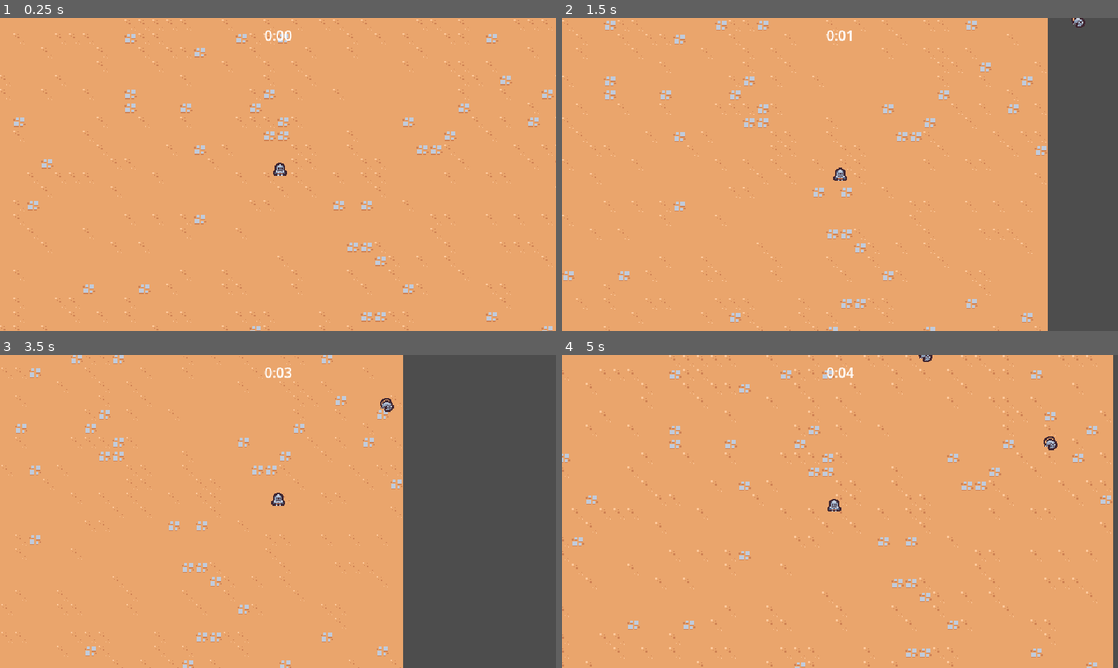
Above: before the commit, frames 1-4 (two rows, left to right).
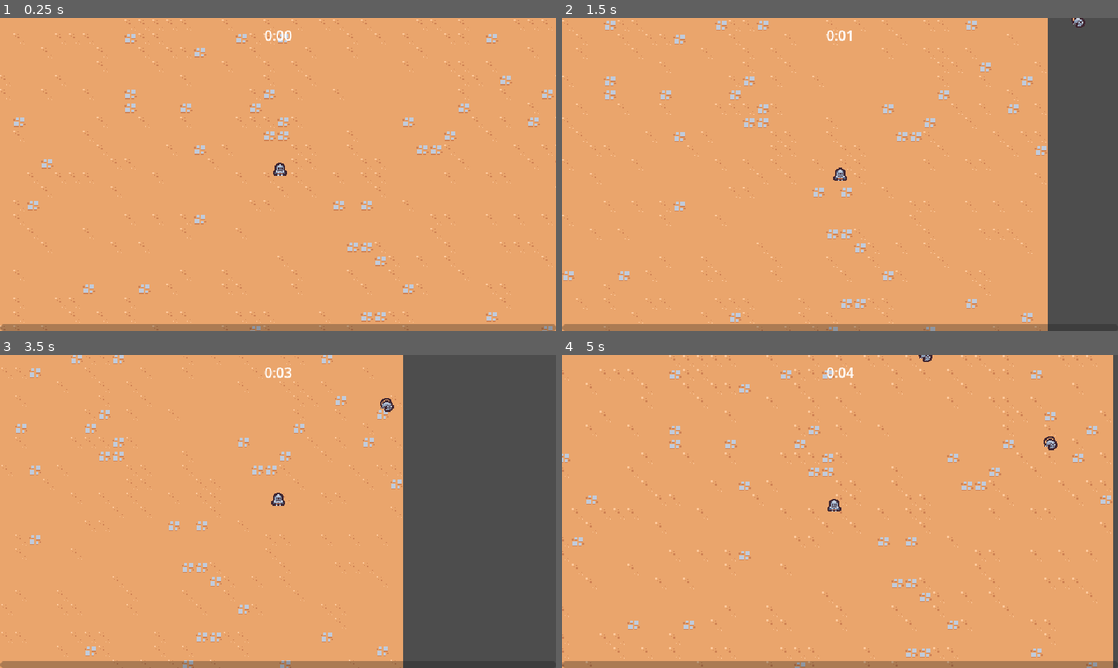
Above: after the commit, the same moments.

Repository: ballinwza/godot-2d-survival
Game: Godot game, scene res://scenes/main/Main.tscn
The game is run twice, just before and just after one commit, with the same random seed, the same clock (stepped at 60 frames per second) and the same inputs.
Inputs:
- Up to frame 1 (0.25 s): no input
- Up to frame 2 (1.5 s): hold D (move_right) 0.53-1.28 s; hold Down (move_down) from 1.28 s (still down)
- Up to frame 3 (3.5 s): release Down (move_down) at 2.03 s; hold D (move_right) 2.03-2.78 s; hold Up (move_up) from 2.78 s (still down)
- Up to frame 4 (5 s): release Up (move_up) at 3.53 s; hold A (move_left) from 3.53 s (still down)

The runs differ from the first frame. In frame 1, 2.2% of the frame differs, in the area x 0-100%, y 97-100%; in frame 2, 1.9%; in frame 3, 1.6%; in frame 4, 2.2%.

Commit message:
last-update

Diff:
--- a/project.godot
+++ b/project.godot
@@ -27,8 +27,8 @@
 
 window/size/viewport_width=640
 window/size/viewport_height=360
-window/size/window_width_override=1280
-window/size/window_height_override=800
+window/size/window_width_override=1920
+window/size/window_height_override=1080
 window/stretch/mode="viewport"
 
 [input]
--- /dev/null
+++ b/resouces/upgrade/ability_upgrade.gd
@@ -0,0 +1,6 @@
+extends Resource
+class_name AbilityUpgrade
+
+@export var id : String
+@export var name: String
+@export_multiline var description: String
--- /dev/null
+++ b/resouces/upgrade/sword_rate.tres
@@ -0,0 +1,9 @@
+[gd_resource type="Resource" load_steps=2 format=3 uid="uid://vqaach7ts8rk"]
+
+[ext_resource type="Script" path="res://resouces/upgrade/ability_upgrade.gd" id="1_y6fih"]
+
+[resource]
+script = ExtResource("1_y6fih")
+id = "sword_rate"
+name = "Sword Silver"
+description = "Increases sword attck speed by 10%"
--- /dev/null
+++ b/scenes/ability/sword_ability/sword_ability.gd
@@ -0,0 +1,4 @@
+extends Node2D
+class_name SwordAbility
+
+@onready var hitbox_component : HitboxComponent = $HitboxComponent
--- a/scenes/ability/sword_ability/sword_ability.tscn
+++ b/scenes/ability/sword_ability/sword_ability.tscn
@@ -1,6 +1,8 @@
-[gd_scene load_steps=6 format=3 uid="uid://cwh6mhyc2ukub"]
+[gd_scene load_steps=8 format=3 uid="uid://cwh6mhyc2ukub"]
 
 [ext_resource type="Texture2D" uid="uid://cf7fqn8a72keo" path="res://scenes/ability/sword_ability/sword.png" id="1_8y5na"]
+[ext_resource type="Script" path="res://scenes/ability/sword_ability/sword_ability.gd" id="1_jtodu"]
+[ext_resource type="PackedScene" uid="uid://b77ibh0p7q15h" path="res://scenes/component/hitbox_component.tscn" id="2_ux315"]
 
 [sub_resource type="Animation" id="Animation_3rmpu"]
 length = 0.001
@@ -31,7 +33,7 @@
 tracks/2/type = "value"
 tracks/2/imported = false
 tracks/2/enabled = true
-tracks/2/path = NodePath("Area2D/CollisionShape2D:disabled")
+tracks/2/path = NodePath("HitboxComponent/CollisionShape2D:disabled")
 tracks/2/interp = 1
 tracks/2/loop_wrap = true
 tracks/2/keys = {
@@ -86,7 +88,7 @@
 tracks/3/type = "value"
 tracks/3/imported = false
 tracks/3/enabled = true
-tracks/3/path = NodePath("Area2D/CollisionShape2D:disabled")
+tracks/3/path = NodePath("HitboxComponent/CollisionShape2D:disabled")
 tracks/3/interp = 1
 tracks/3/loop_wrap = true
 tracks/3/keys = {
@@ -102,10 +104,11 @@
 "swing": SubResource("Animation_g00gu")
 }
 
-[sub_resource type="RectangleShape2D" id="RectangleShape2D_03gfb"]
+[sub_resource type="RectangleShape2D" id="RectangleShape2D_eg2gw"]
 size = Vector2(30, 30)
 
 [node name="SwordAbility" type="Node2D"]
+script = ExtResource("1_jtodu")
 
 [node name="AnimationPlayer" type="AnimationPlayer" parent="."]
 autoplay = "swing"
@@ -117,11 +120,9 @@
 texture = ExtResource("1_8y5na")
 offset = Vector2(0, -4)
 
-[node name="Area2D" type="Area2D" parent="."]
-collision_layer = 4
-collision_mask = 0
+[node name="HitboxComponent" parent="." instance=ExtResource("2_ux315")]
 
-[node name="CollisionShape2D" type="CollisionShape2D" parent="Area2D"]
+[node name="CollisionShape2D" type="CollisionShape2D" parent="HitboxComponent"]
 position = Vector2(15, 0)
-shape = SubResource("RectangleShape2D_03gfb")
+shape = SubResource("RectangleShape2D_eg2gw")
 disabled = true
--- a/scenes/ability/sword_ability_controller/sword_ability_controller.gd
+++ b/scenes/ability/sword_ability_controller/sword_ability_controller.gd
@@ -3,7 +3,7 @@
 const MAX_LENGTH = 150
 
 @export var sword_ability : PackedScene
-
+var damage = 5
 
 func _ready():
 	$Timer.timeout.connect(on_timer_timeout)
@@ -30,8 +30,10 @@
 		return a_distance < b_distance
 	)
 
-	var sword_instance = sword_ability.instantiate() as Node2D
+	var sword_instance = sword_ability.instantiate() as SwordAbility
 	player.get_parent().add_child(sword_instance)
+	sword_instance.hitbox_component.damage = damage
+
 	sword_instance.global_position = enemies[0].global_position
 	sword_instance.global_position += Vector2.RIGHT.rotated(randf_range(0, TAU)) * 4
 
--- /dev/null
+++ b/scenes/component/hitbox_component.gd
@@ -0,0 +1,4 @@
+extends Area2D
+class_name HitboxComponent
+
+var damage = 0
--- /dev/null
+++ b/scenes/component/hitbox_component.tscn
@@ -0,0 +1,8 @@
+[gd_scene load_steps=2 format=3 uid="uid://b77ibh0p7q15h"]
+
+[ext_resource type="Script" path="res://scenes/component/hitbox_component.gd" id="1_25slq"]
+
+[node name="HitboxComponent" type="Area2D"]
+collision_layer = 4
+collision_mask = 0
+script = ExtResource("1_25slq")
--- /dev/null
+++ b/scenes/component/hurt_box_component.gd
@@ -0,0 +1,19 @@
+extends Area2D
+class_name HurtboxComponent
+
+@export var health_component : Node
+
+
+func _ready():
+	area_entered.connect(on_area_entered)
+
+
+func on_area_entered(other_area: Area2D):
+	if not other_area is HitboxComponent:
+		return
+
+	if health_component == null:
+		return
+
+	var hitbox_component = other_area as HitboxComponent
+	health_component.damaged(hitbox_component.damage)
--- /dev/null
+++ b/scenes/component/hurt_box_component.tscn
@@ -0,0 +1,8 @@
+[gd_scene load_steps=2 format=3 uid="uid://oh6yiov1rvjj"]
+
+[ext_resource type="Script" path="res://scenes/component/hurt_box_component.gd" id="1_p0f3v"]
+
+[node name="HurtBoxComponent" type="Area2D"]
+collision_layer = 0
+collision_mask = 4
+script = ExtResource("1_p0f3v")
--- a/scenes/game_object/basic_enemy/basic_enemy.gd
+++ b/scenes/game_object/basic_enemy/basic_enemy.gd
@@ -3,12 +3,7 @@
 const MAX_SPEED = 40
 @onready var health_component: HealthComponent = $HealthComponent
 
-# Called when the node enters the scene tree for the first time.
-func _ready():
-	$Area2D.area_entered.connect(on_area_entered)
 
-
-# Called every frame. 'delta' is the elapsed time since the previous frame.
 func _process(delta):
 	var direction = get_derection_to_player()
 	velocity = direction * MAX_SPEED
@@ -20,8 +15,3 @@
 	if player_node != null:
 		return (player_node.global_position - global_position).normalized()
 	return Vector2.ZERO
-
-
-func on_area_entered(other_area: Area2D):
-	health_component.damaged(100)
-	queue_free()
--- a/scenes/game_object/basic_enemy/basic_enemy.tscn
+++ b/scenes/game_object/basic_enemy/basic_enemy.tscn
@@ -1,11 +1,12 @@
-[gd_scene load_steps=7 format=3 uid="uid://c0pvqsic38n6d"]
+[gd_scene load_steps=8 format=3 uid="uid://c0pvqsic38n6d"]
 
 [ext_resource type="Texture2D" uid="uid://bpiuc1as8n4d0" path="res://scenes/game_object/basic_enemy/basic_enemy.png" id="1_0367n"]
 [ext_resource type="Script" path="res://scenes/game_object/basic_enemy/basic_enemy.gd" id="1_tdkny"]
 [ext_resource type="PackedScene" uid="uid://cfcg2tppioc0e" path="res://scenes/component/health_component.tscn" id="2_wwdpa"]
 [ext_resource type="PackedScene" uid="uid://cqfkkjlhn5pdy" path="res://scenes/component/vial_drop_component.tscn" id="3_ytg3i"]
+[ext_resource type="PackedScene" uid="uid://oh6yiov1rvjj" path="res://scenes/component/hurt_box_component.tscn" id="4_ntls8"]
 
-[sub_resource type="CircleShape2D" id="CircleShape2D_rbyed"]
+[sub_resource type="CircleShape2D" id="CircleShape2D_5arqx"]
 radius = 12.0
 
 [sub_resource type="CircleShape2D" id="CircleShape2D_b2ttj"]
@@ -23,13 +24,12 @@
 drop_percent = 0.491
 health_component = NodePath("../HealthComponent")
 
-[node name="Area2D" type="Area2D" parent="."]
-collision_layer = 0
-collision_mask = 4
+[node name="HurtBoxComponent" parent="." node_paths=PackedStringArray("health_component") instance=ExtResource("4_ntls8")]
+health_component = NodePath("../HealthComponent")
 
-[node name="CollisionShape2D" type="CollisionShape2D" parent="Area2D"]
+[node name="CollisionShape2D2" type="CollisionShape2D" parent="HurtBoxComponent"]
 position = Vector2(0, -5)
-shape = SubResource("CircleShape2D_rbyed")
+shape = SubResource("CircleShape2D_5arqx")
 
 [node name="Sprite2D" type="Sprite2D" parent="."]
 texture = ExtResource("1_0367n")
--- a/scenes/main/Main.tscn
+++ b/scenes/main/Main.tscn
@@ -1,8 +1,9 @@
-[gd_scene load_steps=8 format=3 uid="uid://b4ynb6cgbpb3t"]
+[gd_scene load_steps=9 format=3 uid="uid://b4ynb6cgbpb3t"]
 
 [ext_resource type="PackedScene" uid="uid://d4j5xo5tcqv8l" path="res://scenes/ui/arena_time_ui.tscn" id="1_m4f31"]
 [ext_resource type="PackedScene" path="res://scenes/manager/enemy_manager.tscn" id="1_pipdi"]
 [ext_resource type="PackedScene" uid="uid://5gh7iaafo4pk" path="res://scenes/manager/arena_time_manager.tscn" id="2_3qurj"]
+[ext_resource type="PackedScene" uid="uid://0mjsvtodljp3" path="res://scenes/ui/experience_bar.tscn" id="2_qo487"]
 [ext_resource type="TileSet" uid="uid://du4fxovyty5rq" path="res://resouces/tileset.tres" id="2_uc3rt"]
 [ext_resource type="PackedScene" path="res://scenes/game_object/game_camera/game_camera.tscn" id="4_4x68d"]
 [ext_resource type="PackedScene" uid="uid://goilxvqhslnu" path="res://scenes/manager/experience_manager.tscn" id="4_xdt0v"]
@@ -12,6 +13,9 @@
 
 [node name="ArenaTimeUI" parent="." node_paths=PackedStringArray("arena_time_manager") instance=ExtResource("1_m4f31")]
 arena_time_manager = NodePath("../ArenaTimeManager")
+
+[node name="ExperienceBar" parent="." node_paths=PackedStringArray("experience_bar") instance=ExtResource("2_qo487")]
+experience_bar = NodePath("../ExperienceManager")
 
 [node name="ArenaTimeManager" parent="." instance=ExtResource("2_3qurj")]
 
--- a/scenes/manager/experience_manager.gd
+++ b/scenes/manager/experience_manager.gd
@@ -1,13 +1,25 @@
 extends Node
 
+signal experience_updated(current_experience: float, target_experience: float)
+
+const TARGET_EXPERIENCE_GROWTH = 5
+
 var current_experience = 0
+var current_level = 1
+var target_experience = 5
+
 
 func _ready():
 	GameEvent.experience_vial_collected.connect(on_experience_vial_collected)
 
 func increment_experienece(number: float):
-	current_experience += number
-	print(current_experience)
+	current_experience = min(current_experience + number, target_experience)
+	experience_updated.emit(current_experience, target_experience)
+	if current_experience == target_experience:
+		current_level += 1
+		target_experience += TARGET_EXPERIENCE_GROWTH
+		current_experience = 0
+		experience_updated.emit(current_experience, target_experience)
 
 
 func on_experience_vial_collected(number:float):
--- /dev/null
+++ b/scenes/manager/upgrade_manager.gd
@@ -0,0 +1,3 @@
+extends Node
+
+@export var upgrade_pool: Array[AbilityUpgrade]
--- /dev/null
+++ b/scenes/manager/upgrade_manager.tscn
@@ -0,0 +1,8 @@
+[gd_scene load_steps=3 format=3 uid="uid://ciw7dyjas7s3d"]
+
+[ext_resource type="Script" path="res://scenes/manager/upgrade_manager.gd" id="1_ipssb"]
+[ext_resource type="Resource" uid="uid://vqaach7ts8rk" path="res://resouces/upgrade/sword_rate.tres" id="2_8ajjg"]
+
+[node name="UpgradeManager" type="Node"]
+script = ExtResource("1_ipssb")
+upgrade_pool = Array[Resource("res://resouces/upgrade/ability_upgrade.gd")]([ExtResource("2_8ajjg")])
--- /dev/null
+++ b/scenes/ui/experience_bar.gd
@@ -0,0 +1,12 @@
+extends CanvasLayer
+
+@export var experience_bar : Node
+@onready var progress_bar = $MarginContainer/ProgressBar
+
+func _ready():
+	experience_bar.experience_updated.connect(on_experience_update)
+
+
+func on_experience_update(current_experience: float, target_experience: float):
+	var experience = current_experience/target_experience
+	progress_bar.value = experience
--- /dev/null
+++ b/scenes/ui/experience_bar.tscn
@@ -0,0 +1,22 @@
+[gd_scene load_steps=2 format=3 uid="uid://0mjsvtodljp3"]
+
+[ext_resource type="Script" path="res://scenes/ui/experience_bar.gd" id="1_hj31w"]
+
+[node name="ExperienceBar" type="CanvasLayer"]
+script = ExtResource("1_hj31w")
+
+[node name="MarginContainer" type="MarginContainer" parent="."]
+anchors_preset = 15
+anchor_right = 1.0
+anchor_bottom = 1.0
+grow_horizontal = 2
+grow_vertical = 2
+mouse_filter = 2
+
+[node name="ProgressBar" type="ProgressBar" parent="MarginContainer"]
+custom_minimum_size = Vector2(2.08165e-12, 8)
+layout_mode = 2
+size_flags_vertical = 8
+mouse_filter = 2
+max_value = 1.0
+show_percentage = false
